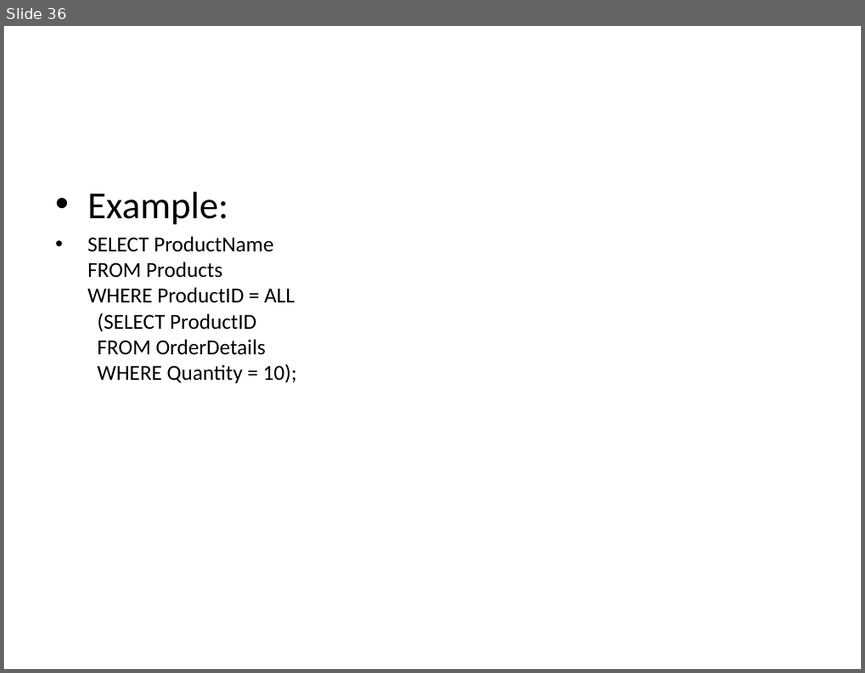
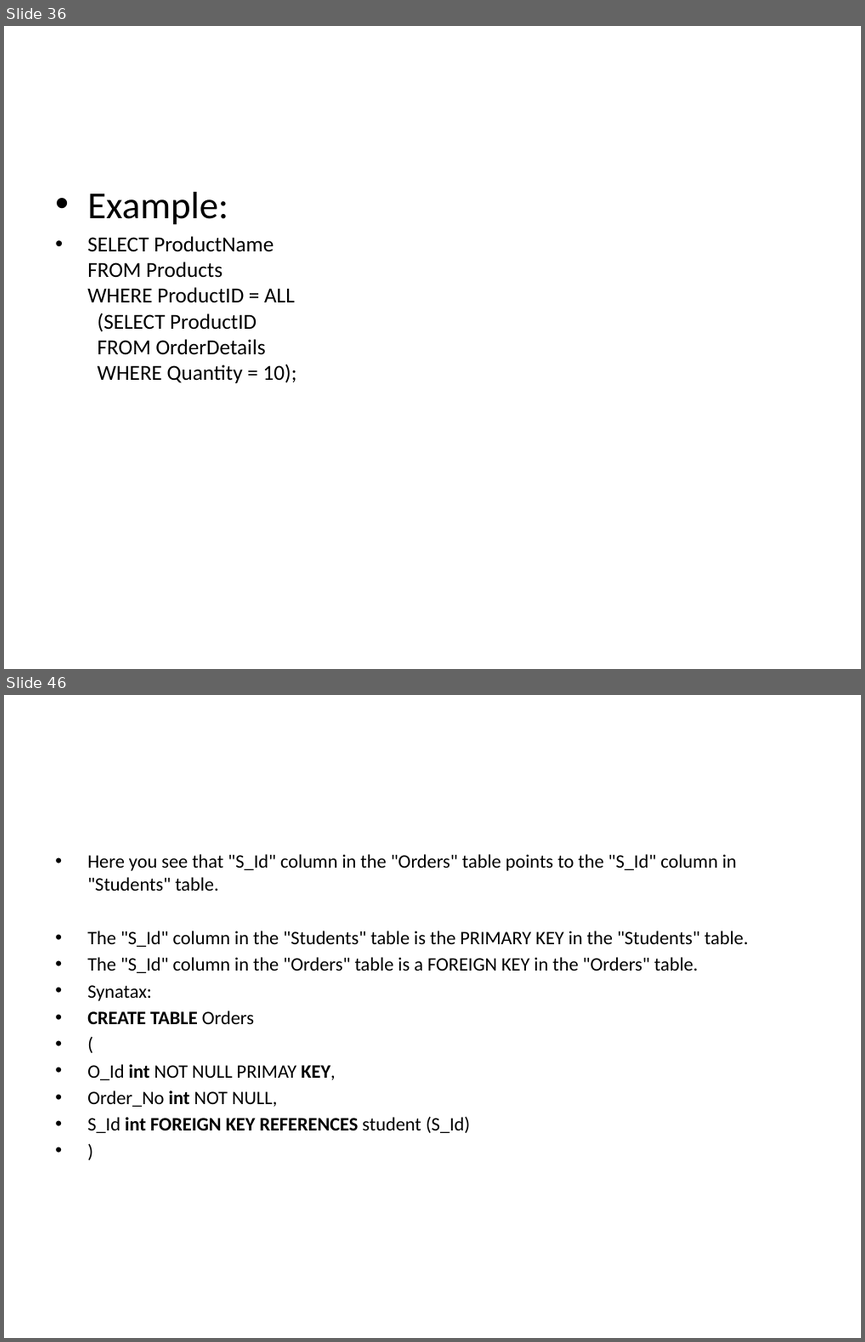
Before and after one commit to goudp4959/Oracle, a slide deck: SQL-latest.pptx. Shown one above the other, each under a label of ours: slide 36 before the commit, slides 36 and 46 after it; the slides between them are not shown. The pictures are 865x673 and 865x1342 pixels, drawn with LibreOffice and Linux fonts; fonts in the diff are those of the drawing. Boxes give left, top, right and bottom in pixels: in the first picture for what was removed or moved away, otherwise in the second. Text is boxed around its words. In the diff, an @@ line names an element or a change of style, - is before the commit and + after.

```diff
--- a/SQL-latest.pptx
+++ b/SQL-latest.pptx
@@ slide 46 added at <box>4,695,861,1338</box>, background #FFFFFF @@
@@ text added at <box>87,854,748,1133</box>, 16 pt, text #000000 @@
+• Here you see that "S_Id" column in the "Orders" table points to the "S_Id" column in "Students" table.
+• The "S_Id" column in the "Students" table is the PRIMARY KEY in the "Students" table.
+• The "S_Id" column in the "Orders" table is a FOREIGN KEY in the "Orders" table.
+• Synatax:
+• CREATE TABLE Orders
+• (
+• O_Id int NOT NULL PRIMAY KEY,
+• Order_No int NOT NULL,
+• S_Id int FOREIGN KEY REFERENCES student (S_Id)
+• )
```
Also in this commit, not shown: 13 other slides added.
